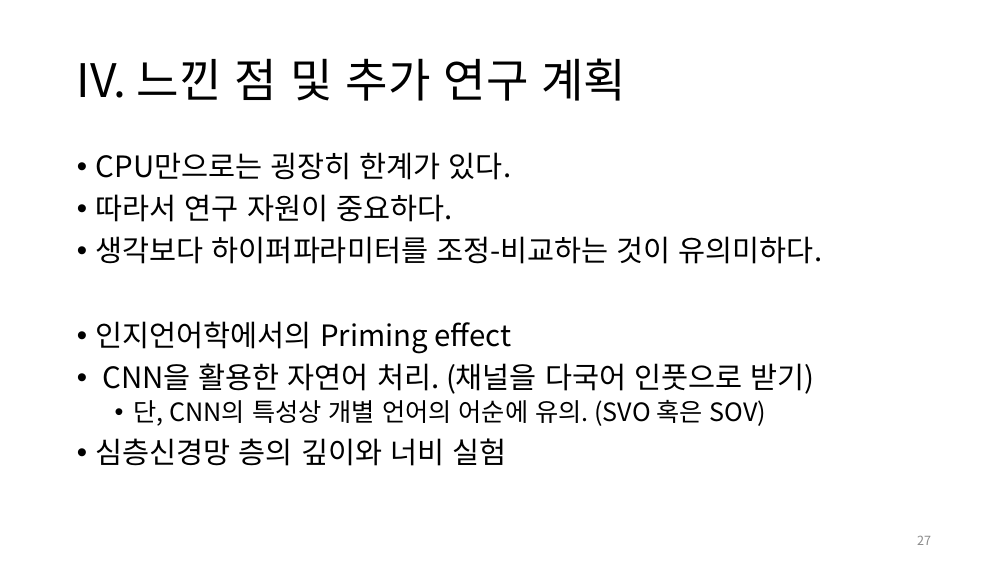
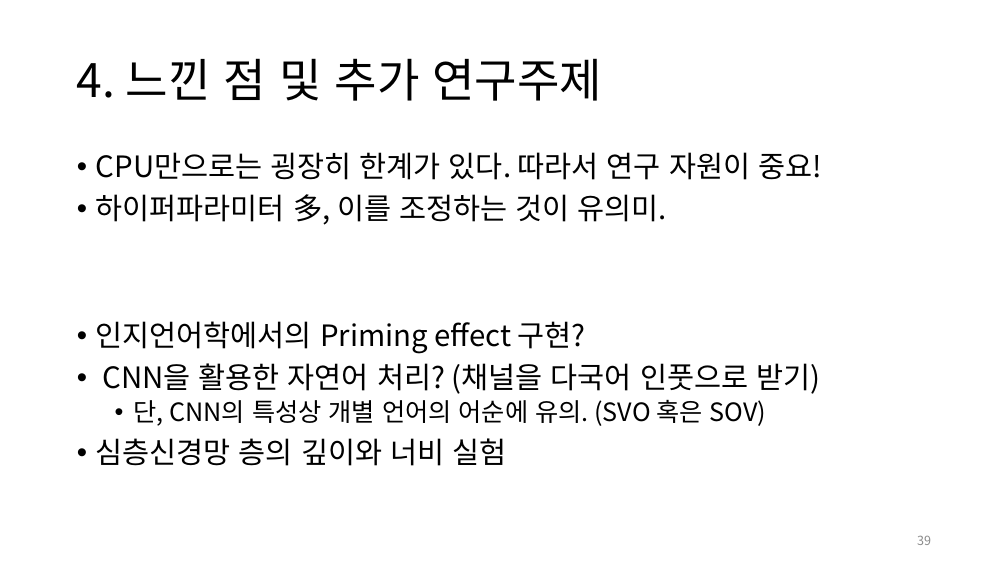
Before and after one commit to Jongbin-kr/DL_from_scratch, a slide deck: slide 39 of 밑바닥부터 딥러닝I.pptx (slide 27 before the commit). Drawn at 1008x567 pixels with LibreOffice and Linux fonts; fonts in the diff are those of the drawing. Boxes give left, top, right and bottom in pixels: in the first picture for what was removed or moved away, otherwise in the second. Text is boxed around its words. In the diff, an @@ line names an element or a change of style, - is before the commit and + after.

```diff
--- a/밑바닥부터 딥러닝I.pptx
+++ b/밑바닥부터 딥러닝I.pptx
@@ title at <box>77,58,602,101</box>: text changed @@
-IV. 느낀 점 및 추가 연구 계획
+4. 느낀 점 및 추가 연구주제
@@ text at <box>96,152,822,394</box>: text changed @@
-• CPU만으로는 굉장히 한계가 있다.
-• 따라서 연구 자원이 중요하다.
-• 생각보다 하이퍼파라미터를 조정-비교하는 것이 유의미하다.
-• 인지언어학에서의 Priming effect
-• CNN을 활용한 자연어 처리. (채널을 다국어 인풋으로 받기)
+• CPU만으로는 굉장히 한계가 있다. 따라서 연구 자원이 중요!
+• 하이퍼파라미터 多, 이를 조정하는 것이 유의미.
+• 인지언어학에서의 Priming effect 구현?
+• CNN을 활용한 자연어 처리? (채널을 다국어 인풋으로 받기)
@@ page number at <box>917,536,931,545</box>: text changed @@
-27
+39
```
Also in this commit, not shown: 14 other slides changed, 15 slides added, 2 slides removed, 6 other files.
